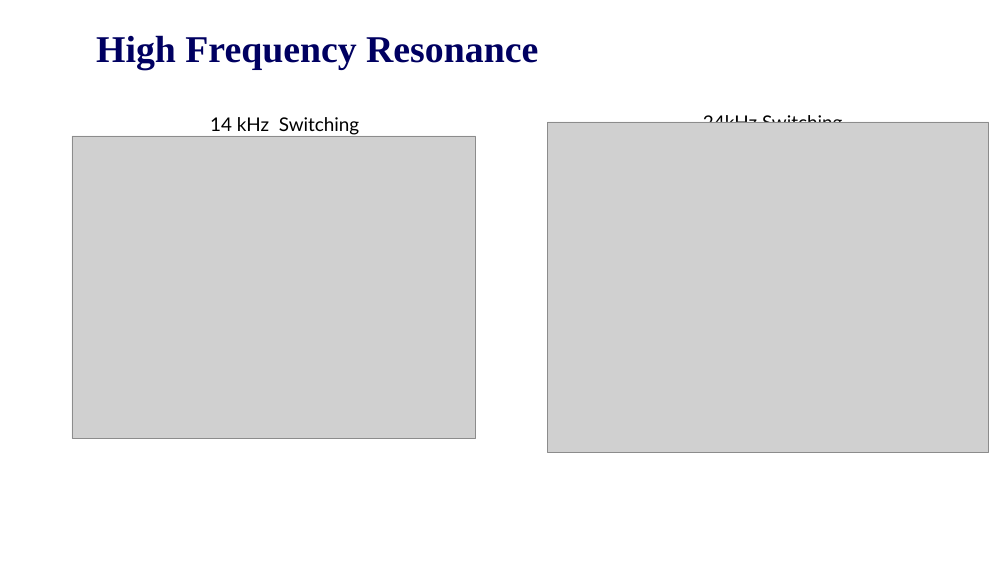
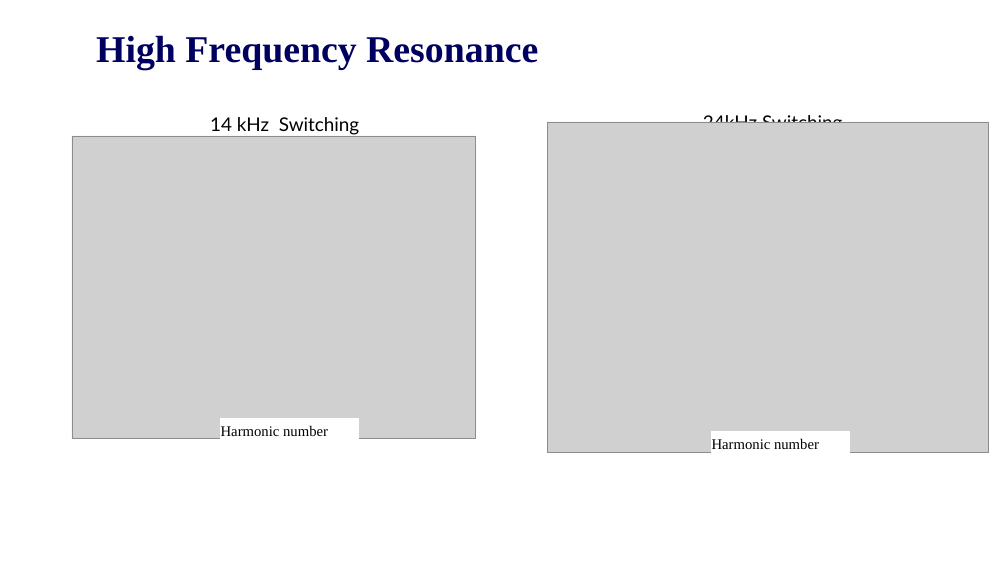
Before and after one commit to EnesAyaz/KTH, a slide deck: slide 7 of Weekly-Reports/HarmonicModellingOfInverter.pptx (slide 5 before the commit). Drawn at 1008x567 pixels with LibreOffice and Linux fonts; fonts in the diff are those of the drawing; grey boxes stand for pictures; background and template pictures are left out. Boxes give left, top, right and bottom in pixels: in the first picture for what was removed or moved away, otherwise in the second. Text is boxed around its words. In the diff, an @@ line names an element or a change of style, - is before the commit and + after.

Commit message:
weekly reports on harmonic model of the inverter

```diff
--- a/Weekly-Reports/HarmonicModellingOfInverter.pptx
+++ b/Weekly-Reports/HarmonicModellingOfInverter.pptx
@@ rectangle added at <box>221,419,358,445</box>, fill #FFFFFF, outline #FFFFFF 1 pt @@
@@ text added at <box>221,425,328,436</box>, 14 pt, text #000000 @@
+Harmonic number
@@ rectangle added at <box>712,431,850,457</box>, fill #FFFFFF, outline #FFFFFF 1 pt @@
@@ text added at <box>712,438,819,449</box>, 14 pt, text #000000 @@
+Harmonic number
```
Also in this commit, not shown: 4 other slides changed, 2 slides added, 18 other files.
